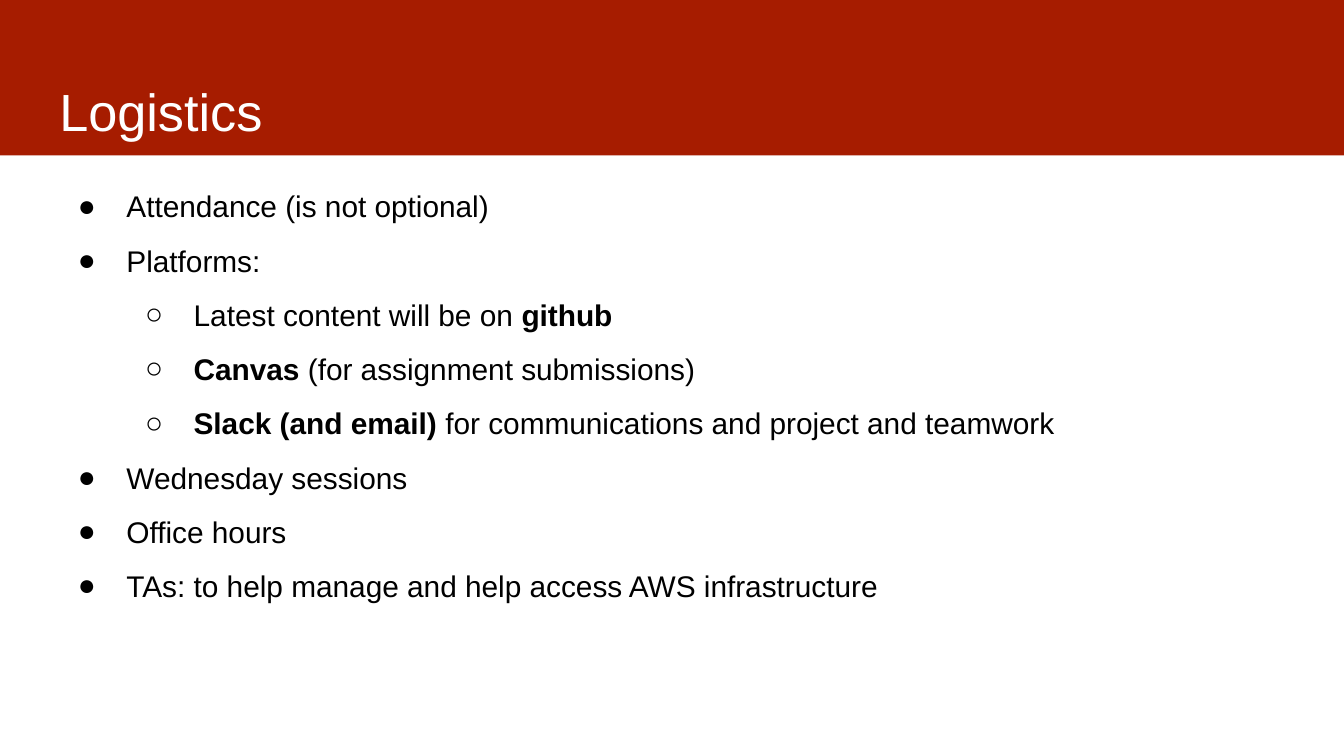
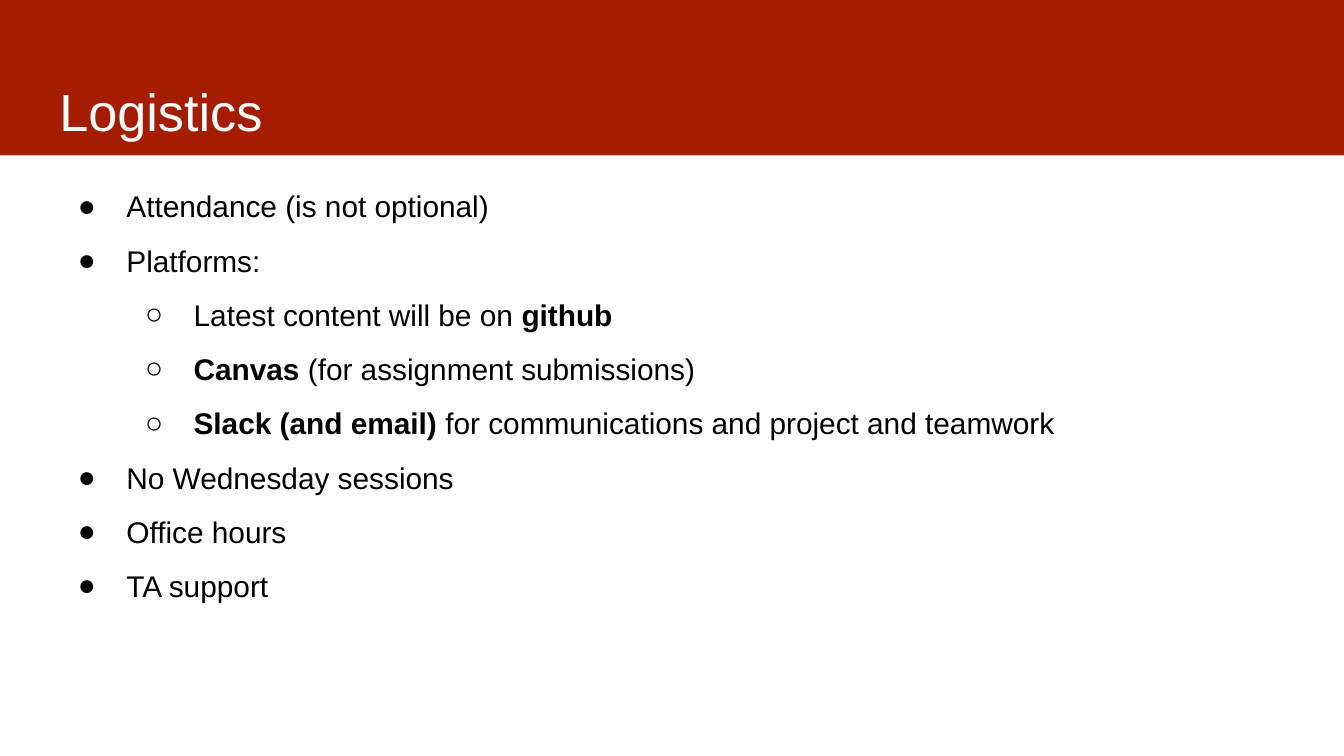
Before and after one commit to dssg/MLinPractice, a slide deck: slide 14 of Lectures/Lecture1-ClassOverview.pptx. Drawn at 1344x756 pixels with LibreOffice and Linux fonts; fonts in the diff are those of the drawing. Boxes give left, top, right and bottom in pixels: in the first picture for what was removed or moved away, otherwise in the second. Text is boxed around its words. In the diff, an @@ line names an element or a change of style, - is before the commit and + after.

```diff
--- a/Lectures/Lecture1-ClassOverview.pptx
+++ b/Lectures/Lecture1-ClassOverview.pptx
@@ text at (126, 467, 454, 494): text changed @@
-● Wednesday sessions
+● No Wednesday sessions
@@ text at (126, 576, 268, 603): text changed @@
-● TAs: to help manage and help access AWS infrastructure
+● TA support
```
Also in this commit, not shown: 5 other slides changed.
